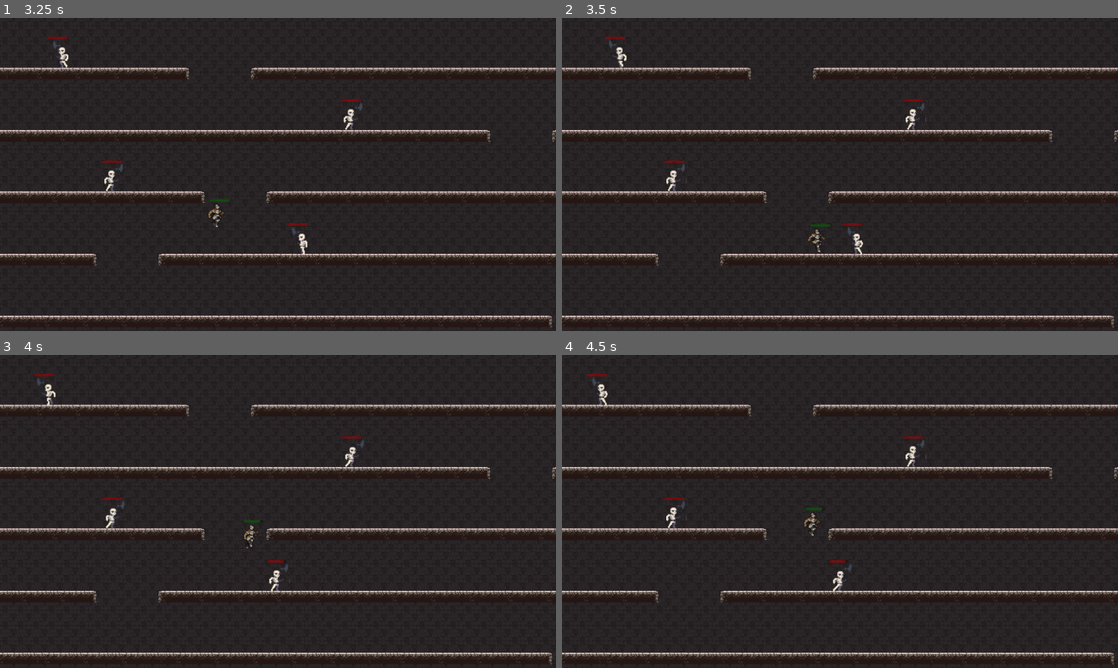
Above: before the commit, frames 1-4 (two rows, left to right).
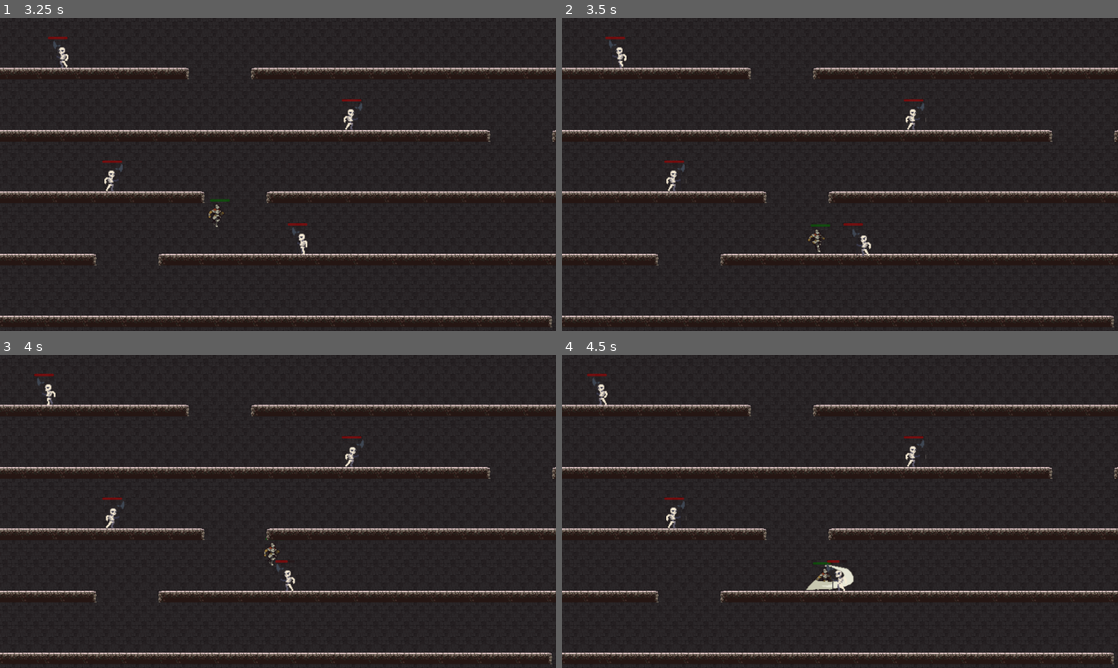
Above: after the commit, the same moments.

Repository: pengpa0012/godot-2d-jump-platformer
Game: Godot game, scene res://scene/world.tscn
Two runs of this game, one before a commit and one after it. Both use one fixed random seed, a clock stepped at 60 frames per second and the inputs below.
Inputs:
- Up to frame 1 (3.25 s): tap Enter (ui_accept) at 0.5, 0.77, 1.25, 1.52, 3.02 s; hold Right (ui_right) 0.53-2.03 s; tap K (attack) at 0.6, 1.35, 2.3, 3.05 s; hold Left (ui_left) 2.03-2.78 s; tap L (roll) at 2.1 s; hold Right (ui_right) from 2.78 s (still down); tap J (slide) at 2.85 s
- Up to frame 2 (3.5 s): keep holding Right (ui_right)
- Up to frame 3 (4 s): keep holding Right (ui_right); tap K (attack) at 3.6 s; tap Enter (ui_accept) at 3.77 s
- Up to frame 4 (4.5 s): release Right (ui_right) at 4.28 s; hold Left (ui_left) from 4.28 s (still down); tap K (attack) at 4.35 s

Frame 1 is identical in both runs. In frame 2, 0.2% of the frame differs, in the area x 50-56%, y 65-76%; in frame 3, 0.3%; in frame 4, 0.5%, in the area x 43-53%, y 48-76%.

Commit message:
added enemy attack

Diff:
--- a/scene/enemy.tscn
+++ b/scene/enemy.tscn
@@ -385,8 +385,14 @@
 radius = 13.0
 height = 54.0
 
+[sub_resource type="RectangleShape2D" id="RectangleShape2D_oneou"]
+size = Vector2(20, 45)
+
 [sub_resource type="RectangleShape2D" id="RectangleShape2D_dnv53"]
 size = Vector2(490.5, 72.5)
+
+[sub_resource type="RectangleShape2D" id="RectangleShape2D_rtky1"]
+size = Vector2(139.25, 30)
 
 [node name="Enemy" type="CharacterBody2D"]
 material = SubResource("ShaderMaterial_madlt")
@@ -401,20 +407,13 @@
 position = Vector2(5, -2)
 scale = Vector2(1.73974, 1.73974)
 sprite_frames = SubResource("SpriteFrames_15r23")
-animation = &"Walk"
+animation = &"Attack"
+frame = 17
+frame_progress = 1.0
 
 [node name="CollisionShape2D" type="CollisionShape2D" parent="."]
+visible = false
 shape = SubResource("CapsuleShape2D_l6p7c")
-
-[node name="hitbox" type="Area2D" parent="."]
-
-[node name="CollisionShape2D" type="CollisionShape2D" parent="hitbox"]
-shape = SubResource("CapsuleShape2D_l6p7c")
-
-[node name="playerDetector" type="Area2D" parent="."]
-
-[node name="CollisionShape2D" type="CollisionShape2D" parent="playerDetector"]
-shape = SubResource("RectangleShape2D_dnv53")
 
 [node name="Healthbar" type="Control" parent="."]
 layout_mode = 3
@@ -438,9 +437,38 @@
 value = 100.0
 show_percentage = false
 
+[node name="Detectors" type="Node2D" parent="."]
+
+[node name="sword" type="Area2D" parent="Detectors"]
+
+[node name="CollisionShape2D" type="CollisionShape2D" parent="Detectors/sword"]
+position = Vector2(29, 0)
+shape = SubResource("RectangleShape2D_oneou")
+disabled = true
+debug_color = Color(1, 0.00784314, 0.054902, 0.419608)
+
+[node name="playerDetector" type="Area2D" parent="Detectors"]
+
+[node name="CollisionShape2D" type="CollisionShape2D" parent="Detectors/playerDetector"]
+shape = SubResource("RectangleShape2D_dnv53")
+
+[node name="hitbox" type="Area2D" parent="Detectors"]
+
+[node name="CollisionShape2D" type="CollisionShape2D" parent="Detectors/hitbox"]
+shape = SubResource("CapsuleShape2D_l6p7c")
+
+[node name="attackRange" type="Area2D" parent="Detectors"]
+
+[node name="CollisionShape2D" type="CollisionShape2D" parent="Detectors/attackRange"]
+position = Vector2(-6.625, 0)
+shape = SubResource("RectangleShape2D_rtky1")
+debug_color = Color(0.764706, 0.168627, 1, 0.419608)
+
 [connection signal="screen_exited" from="VisibleOnScreenEnabler2D" to="." method="_on_visible_on_screen_enabler_2d_screen_exited"]
-[connection signal="area_entered" from="hitbox" to="." method="_on_hitbox_area_entered"]
-[connection signal="area_exited" from="hitbox" to="." method="_on_hitbox_area_exited"]
-[connection signal="body_entered" from="hitbox" to="." method="_on_hitbox_body_entered"]
-[connection signal="body_entered" from="playerDetector" to="." method="_on_area_2d_body_entered"]
-[connection signal="body_exited" from="playerDetector" to="." method="_on_area_2d_body_exited"]
+[connection signal="animation_finished" from="AnimatedSprite2D" to="." method="_on_animated_sprite_2d_animation_finished"]
+[connection signal="body_entered" from="Detectors/playerDetector" to="." method="_on_area_2d_body_entered"]
+[connection signal="body_exited" from="Detectors/playerDetector" to="." method="_on_area_2d_body_exited"]
+[connection signal="area_entered" from="Detectors/hitbox" to="." method="_on_hitbox_area_entered"]
+[connection signal="area_exited" from="Detectors/hitbox" to="." method="_on_hitbox_area_exited"]
+[connection signal="body_entered" from="Detectors/attackRange" to="." method="_on_attack_range_body_entered"]
+[connection signal="body_exited" from="Detectors/attackRange" to="." method="_on_attack_range_body_exited"]
--- a/scene/player.tscn
+++ b/scene/player.tscn
@@ -518,4 +518,5 @@
 show_percentage = false
 
 [connection signal="animation_finished" from="AnimatedSprite2D" to="." method="_on_animated_sprite_2d_animation_finished"]
+[connection signal="area_entered" from="Hurtbox" to="." method="_on_hurtbox_area_entered"]
 [connection signal="body_entered" from="Hurtbox" to="." method="_on_hurtbox_body_entered"]
--- a/script/enemy.gd
+++ b/script/enemy.gd
@@ -5,6 +5,7 @@
 @onready var player = get_node("/root/world/Player")
 @onready var display_size = get_viewport().get_visible_rect().size
 @onready var healthBar = get_node("Healthbar/ProgressBar")
+@onready var sword = get_node("Detectors/sword/CollisionShape2D")
 var SPEED = 50.0
 const stop_chance = 0.5
 var move_timer = 3.0
@@ -13,6 +14,7 @@
 var isPlayerDetected = false
 var isHurting = false
 var HEALTH_COUNT = 5
+var enableAttack = false
 
 func _ready():
 	time_since_move = move_timer
@@ -22,7 +24,6 @@
 	time_since_move += delta
 	if not is_on_floor():
 		velocity.y += gravity * delta
-
 	if isPlayerDetected:
 		SPEED = 60
 		if self.position.x > player.position.x:
@@ -37,16 +38,21 @@
 			current_direction = randf_range(-1, 1)
 		time_since_move = 0.0
 
-	if velocity.x == 0:
+	if velocity.x == 0 && !enableAttack:
 		sprite.play("Idle")
 	elif isHurting:
 		sprite.play("Hurt")
+	elif enableAttack:
+		SPEED = 5
+		sprite.play("Attack")
 	else:
 		sprite.play("Walk")
 
 	if current_direction < 0:
+		sword.position.x = -21
 		sprite.flip_h = true
 	else:
+		sword.position.x = 29
 		sprite.flip_h = false
 
 	if self.position.x >= display_size.x:
@@ -56,8 +62,6 @@
 
 	velocity.x = current_direction * SPEED
 	move_and_slide()
-
-
 
 func _on_area_2d_body_entered(body):
 	if body.name == "Player":
@@ -80,7 +84,6 @@
 	if area.name == "Sword":
 		isHurting = false
 
-
 func _on_visible_on_screen_enabler_2d_screen_exited():
 	if is_instance_valid(player):
 		if player.position.y < self.position.y:
@@ -88,3 +91,16 @@
 		else:
 			self.position.y += display_size.y
 		self.position.x = randf_range(0, display_size.x)
+
+func _on_attack_range_body_entered(body):
+	if body.name == "Player":
+		print("inside")
+		enableAttack = true
+		await get_tree().create_timer(.5).timeout
+		sword.disabled = false
+
+func _on_animated_sprite_2d_animation_finished():
+	sword.disabled = true
+
+func _on_attack_range_body_exited(body):
+	enableAttack = false
--- a/script/player.gd
+++ b/script/player.gd
@@ -96,14 +96,20 @@
 #	isSliding = false
 
 func _on_hurtbox_body_entered(body):
-	if "Enemy" in body.name:
+	print(body.name)
+
+
+
+
+func _on_hurtbox_area_entered(area):
+	if "sword" in area.name:
 		isHurting = true
 		if !hurtBox.disabled:
 			healthBar.value -= 10
 			HEALTH_COUNT -= 1
 			if HEALTH_COUNT == 0:
 				self.queue_free()
-			if body.position.x < self.position.x:
+			if area.global_position.x < self.global_position.x:
 				velocity.x = KNOCKBACK_FORCE * 3
 			else:
 				velocity.x = -(KNOCKBACK_FORCE * 3)
Not shown: 1 places in scene/enemy.tscn that only renumber resources
